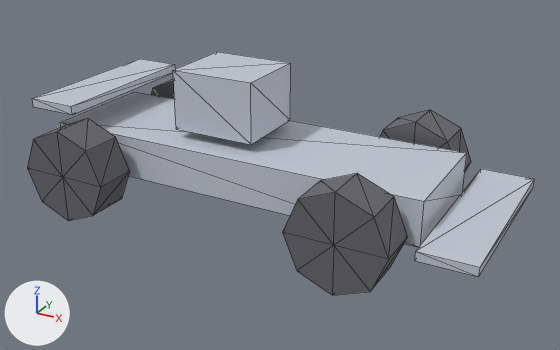
An edit to the glTF model public/studio/v2.15.0/d_racecar/model.glb, drawn before and after from the same camera.
Rendered twice from a 50 mm camera at (4.31, -7.2, 3.44) aimed at (0.39, -0.08, -0.12). The axes (+X, +Y, +Z) are drawn at lower left. The lights are the same throughout. The picture after the commit comes second. Mesh edges are drawn as thin lines. Where no turn or scale is listed for an object, it has been applied to the vertices.

Names of what the first picture shows: 'part0', 'part1', 'part2', 'part3', 'part4', 'part5', 'part7' and 1 more.
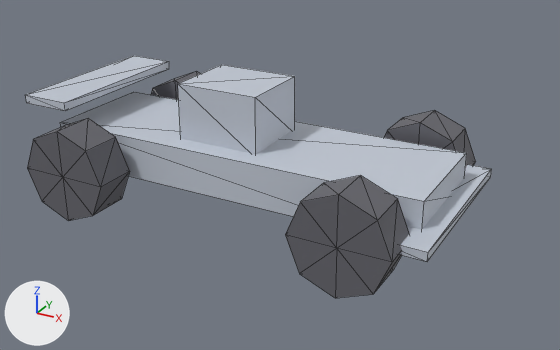
Edits to the scene script, one JSON object a line:
```json
{"block": "me_geometry_1", "where": "# used by ob_part1; location = (0.0, 0.0, 0.0)"}
{"op": "remove", "block": "me_geometry_1", "code": "me_geometry_1.from_pydata(...)  # 8 vertices, 12 faces; spans x -0.755..0.245, y -0.45..0.45, z 0.351..1.051"}
{"op": "add", "block": "me_geometry_1", "code": "me_geometry_1.from_pydata(...)  # 8 vertices, 12 faces; spans x -0.7..0.3, y -0.45..0.45, z 0.2..0.9"}
{"block": "me_geometry_1", "change": "me_geometry_1 part 1: the whole mesh is moved by (0.055, 0.0, -0.151)"}
{"block": "me_geometry_2", "where": "# used by ob_part2; location = (0.0, 0.0, 0.0)"}
{"op": "remove", "block": "me_geometry_2", "code": "me_geometry_2.from_pydata(...)  # 8 vertices, 12 faces; spans x 2.38..2.98, y -1.1..1.1, z -0.17..-0.07"}
{"op": "add", "block": "me_geometry_2", "code": "me_geometry_2.from_pydata(...)  # 8 vertices, 12 faces; spans x 1.9..2.5, y -1.1..1.1, z -0.15..-0.05"}
{"block": "me_geometry_2", "change": "me_geometry_2 part 2: the whole mesh is moved by (-0.48, 0.0, 0.02)"}
{"block": "me_geometry_3", "where": "# used by ob_part3; location = (0.0, 0.0, 0.0)"}
{"op": "remove", "block": "me_geometry_3", "code": "me_geometry_3.from_pydata(...)  # 8 vertices, 12 faces; spans x -2.4..-1.8, y -1.0..1.0, z 0.52..0.62"}
{"op": "add", "block": "me_geometry_3", "code": "me_geometry_3.from_pydata(...)  # 8 vertices, 12 faces; spans x -2.5..-1.9, y -1.0..1.0, z 0.55..0.65"}
{"block": "me_geometry_3", "change": "me_geometry_3 part 3: the whole mesh is moved by (-0.1, 0.0, 0.03)"}
{"block": "me_geometry_5", "where": "# used by ob_part5; location = (0.0, 0.0, 0.0)"}
{"op": "remove", "block": "me_geometry_5", "code": "me_geometry_5.from_pydata(...)  # 18 vertices, 32 faces; spans x 1.105..2.205, y -1.321..-0.821, z -0.647..0.453"}
{"op": "add", "block": "me_geometry_5", "code": "me_geometry_5.from_pydata(...)  # 18 vertices, 32 faces; spans x 1.15..2.25, y -1.35..-0.85, z -0.65..0.45"}
{"block": "me_geometry_5", "change": "me_geometry_5 part 4: the whole mesh is moved by (0.045, -0.029, -0.003)"}
```

Boxes [x1, y1, x2, y2] around the edits, measured in the pictures (560 x 350 px):
```json
{"object": "part5", "change": "moved", "before": [283, 173, 408, 295], "after": [285, 175, 409, 298]}
{"object": "part1", "change": "moved", "before": [173, 52, 291, 145], "after": [178, 65, 295, 154]}
{"object": "part2", "change": "moved", "before": [415, 169, 534, 277], "after": [400, 165, 492, 261]}
{"object": "part3", "change": "moved", "before": [32, 59, 176, 115], "after": [26, 56, 169, 111]}
```
